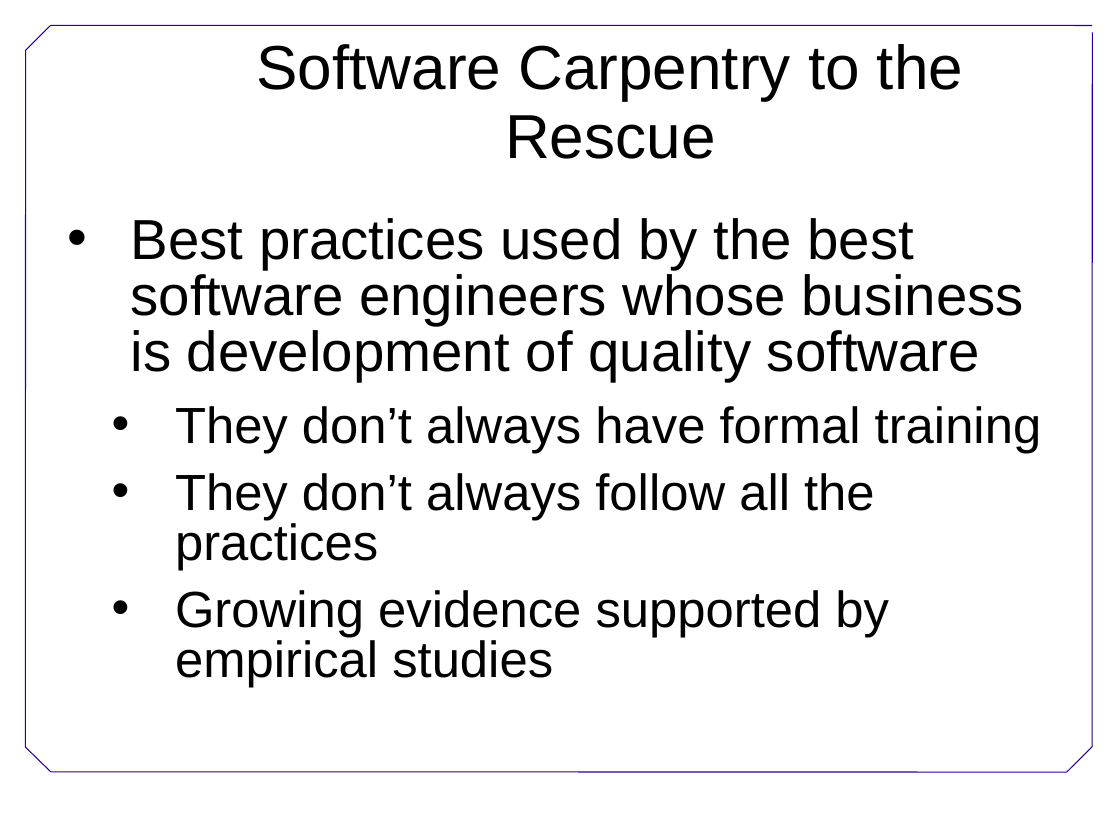
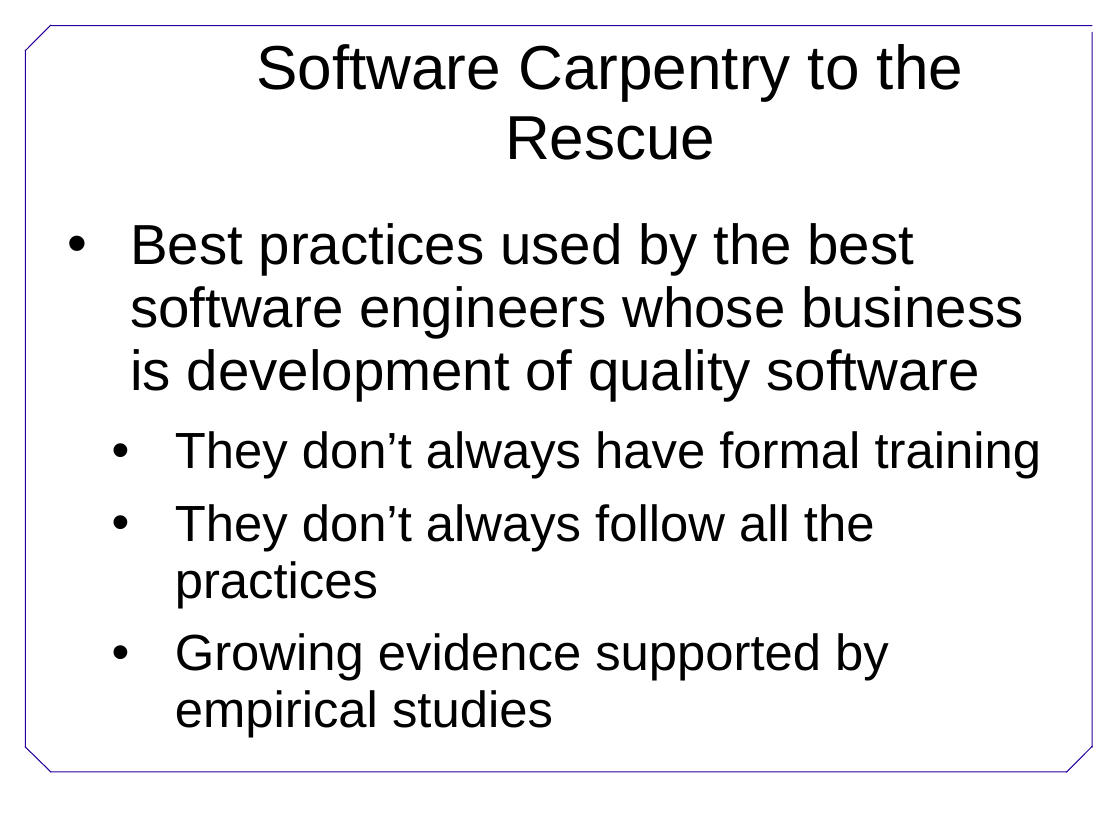
Before and after one commit to swcarpentry/DEPRECATED-boot-camps, a slide deck: slide 9 of BestPractices.ppt. Drawn at 1120x840 pixels with LibreOffice and Linux fonts; fonts in the diff are those of the drawing; background and template pictures are left out. Boxes give left, top, right and bottom in pixels: in the first picture for what was removed or moved away, otherwise in the second. Text is boxed around its words. In the diff, an @@ line names an element or a change of style, - is before the commit and + after.

```diff
--- a/BestPractices.ppt
+++ b/BestPractices.ppt
@@ text "Best practices used by the ..." at <box>130,223,1042,737</box>: indent changed; line spacing 0.83 to 0.93 @@
```
Also in this commit, not shown: 9 other slides changed, 1 other file.
